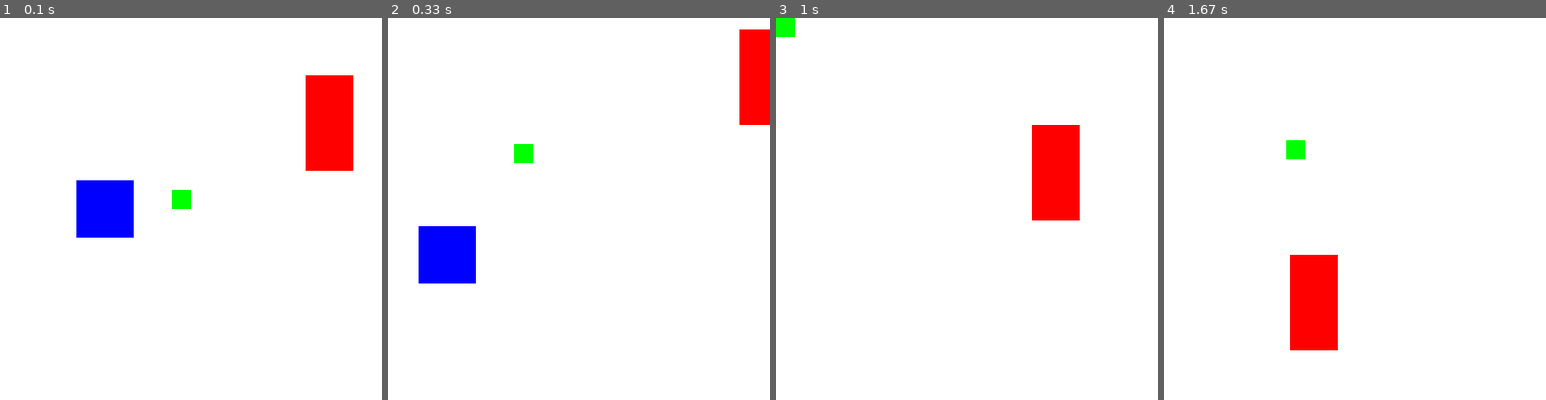
Above: before the commit, frames 1-4 (left to right).
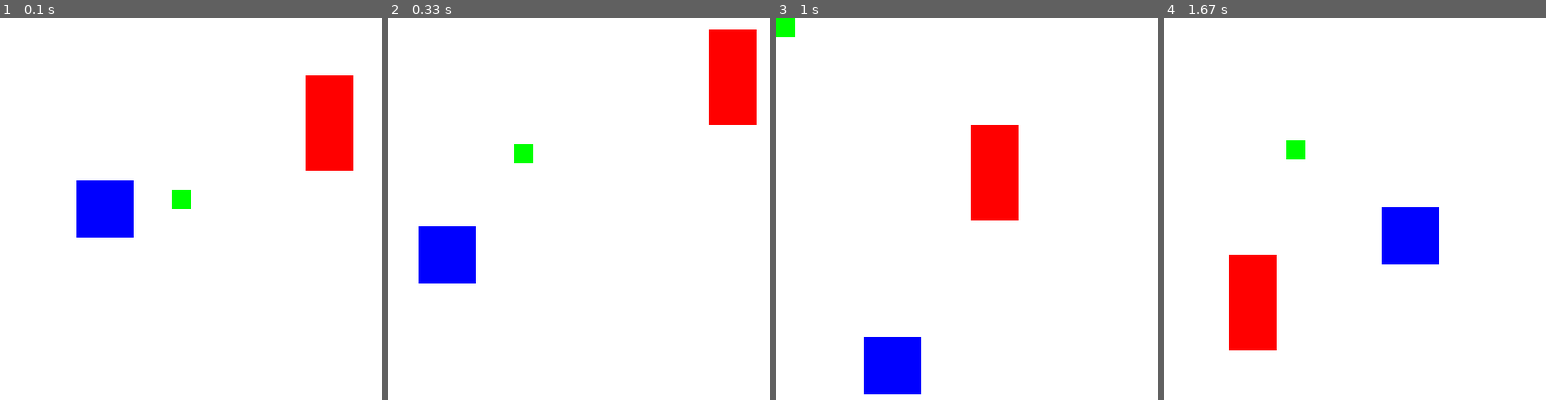
Above: after the commit, the same moments.

Repository: AJHS-Kelley/my-first-pygame-2021-s11270501
Game: pygame game, started from simple.animation.py/simple.animation.py
The game is run twice, just before and just after one commit, with the same random seed, the same clock (stepped at 60 frames per second) and the same inputs.
Inputs:
- Up to frame 1 (0.1 s): no input
- Up to frame 2 (0.33 s): no input
- Up to frame 3 (1 s): no input
- Up to frame 4 (1.67 s): no input

Frame 1 is identical in both runs. In frame 2, 2.9% of the frame differs, in the area x 84-100%, y 3-28%; in frame 3, 8.5%, in the area x 23-80%, y 28-99%; in frame 4, 8.5%.

Commit message:
v0.9
fixed  indents

Diff:
--- a/simple.animation.py/simple.animation.py
+++ b/simple.animation.py/simple.animation.py
@@ -64,21 +64,21 @@
                 b['dir'] = DOWNLEFT
             if b['dir'] == UPRIGHT:
                 b['dir'] = DOWNRIGHT
-            if b['rect'].bottom > WINDOWHEIGHT:
-                if b['dir'] == DOWNLEFT:
+        if b['rect'].bottom > WINDOWHEIGHT:
+            if b['dir'] == DOWNLEFT:
                     b['dir'] = UPLEFT
-                if b['dir'] == DOWNRIGHT:
+            if b['dir'] == DOWNRIGHT:
                     b['dir'] = UPRIGHT
-            if  b['rect'].left < 0:
+        if  b['rect'].left < 0:
 
-                if b['dir'] == DOWNLEFT:
+            if b['dir'] == DOWNLEFT:
                     b['dir'] = DOWNRIGHT
-                if b['dir'] == UPLEFT:
+            if b['dir'] == UPLEFT:
                     b['dir'] = UPRIGHT
-            if b['rect'].right > WINDOWWIDTH:
-                if b['dir'] == DOWNRIGHT:
+        if b['rect'].right > WINDOWWIDTH:
+            if b['dir'] == DOWNRIGHT:
                     b['dir'] = DOWNLEFT
-                if b['dir'] == UPRIGHT:
+            if b['dir'] == UPRIGHT:
                     b['dir'] = UPLEFT
 
 
